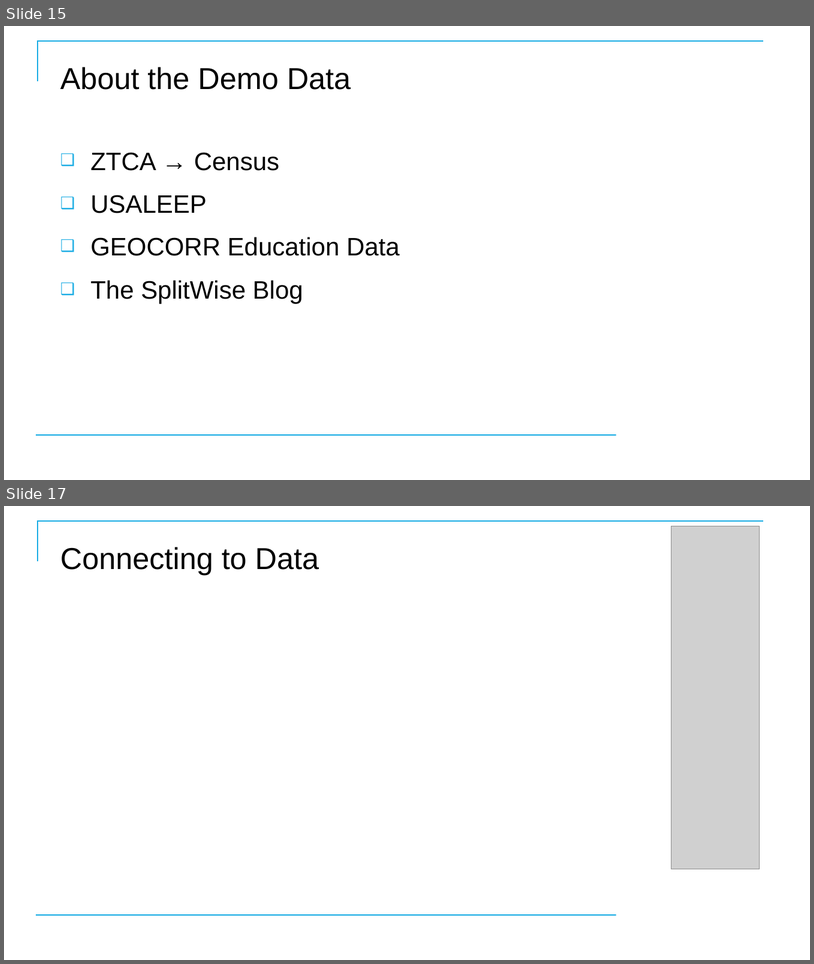
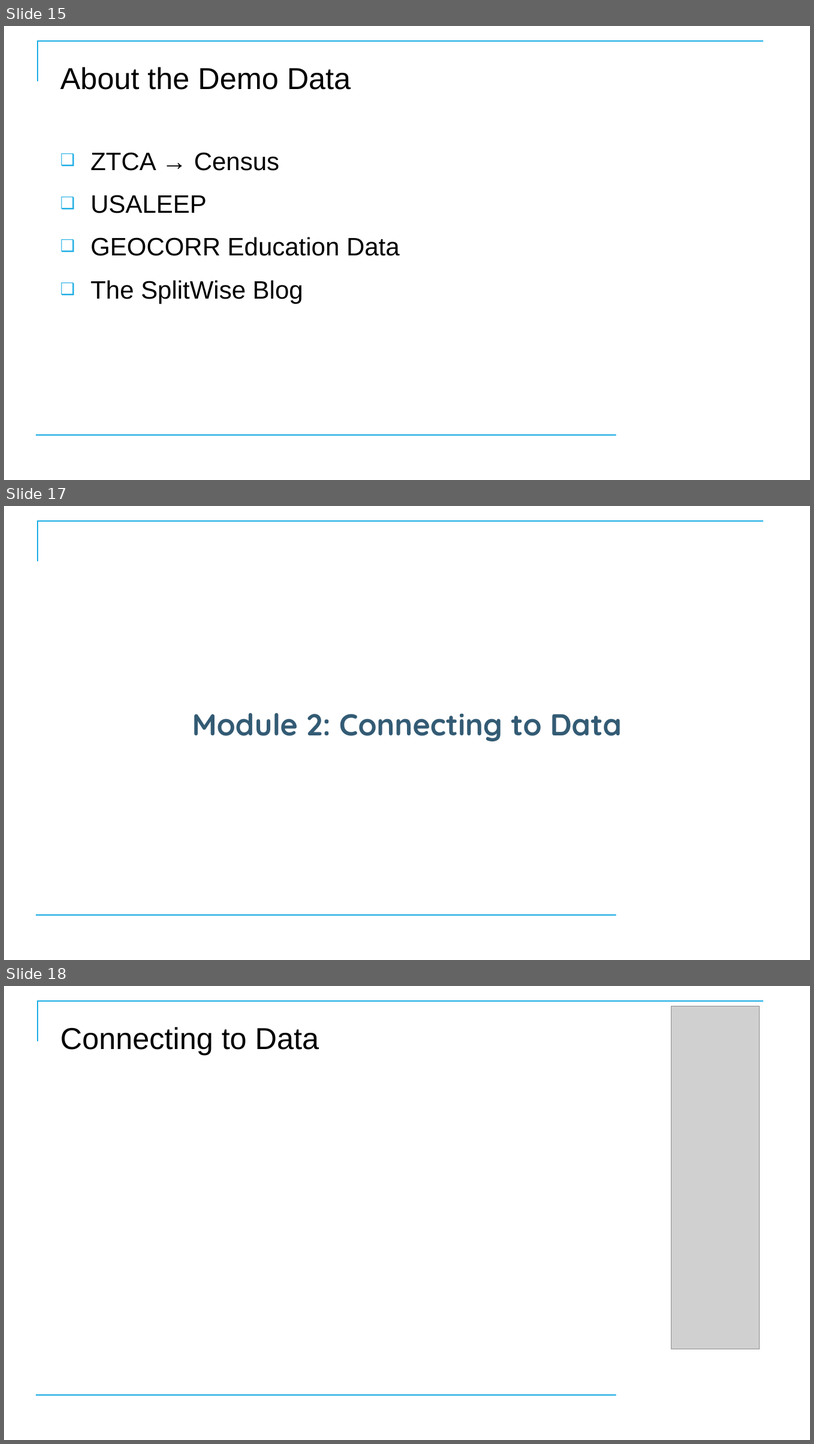
Before and after one commit to CostelloTechnicalConsulting/XTBP10---Tableau-Prep-Introduction, a slide deck: ppt/TableauPrepBuilderIntroV1_1.pptx. Shown one above the other, each under a label of ours: slides 15 and 17 before the commit, slides 15, 17 and 18 after it; the slides between them are not shown. The pictures are 814x964 and 814x1444 pixels, drawn with LibreOffice and Linux fonts; fonts in the diff are those of the drawing; grey boxes stand for pictures; background and template pictures are left out. Boxes give left, top, right and bottom in pixels: in the first picture for what was removed or moved away, otherwise in the second. Text is boxed around its words. In the diff, an @@ line names an element or a change of style, - is before the commit and + after.

```diff
--- a/ppt/TableauPrepBuilderIntroV1_1.pptx
+++ b/ppt/TableauPrepBuilderIntroV1_1.pptx
@@ slide 17 added at (4, 506, 810, 960), background #FFFFFF; not listed: 2 template elements that a slide beside it also shows @@
@@ title added at (192, 712, 622, 741), 36 pt, text #335B74, bold @@
+Module 2: Connecting to Data
@@ what was slide 17 is now slide 18 @@
```
Also in this commit, not shown: 7 slides changed, 1 slide removed, 1 other file.
